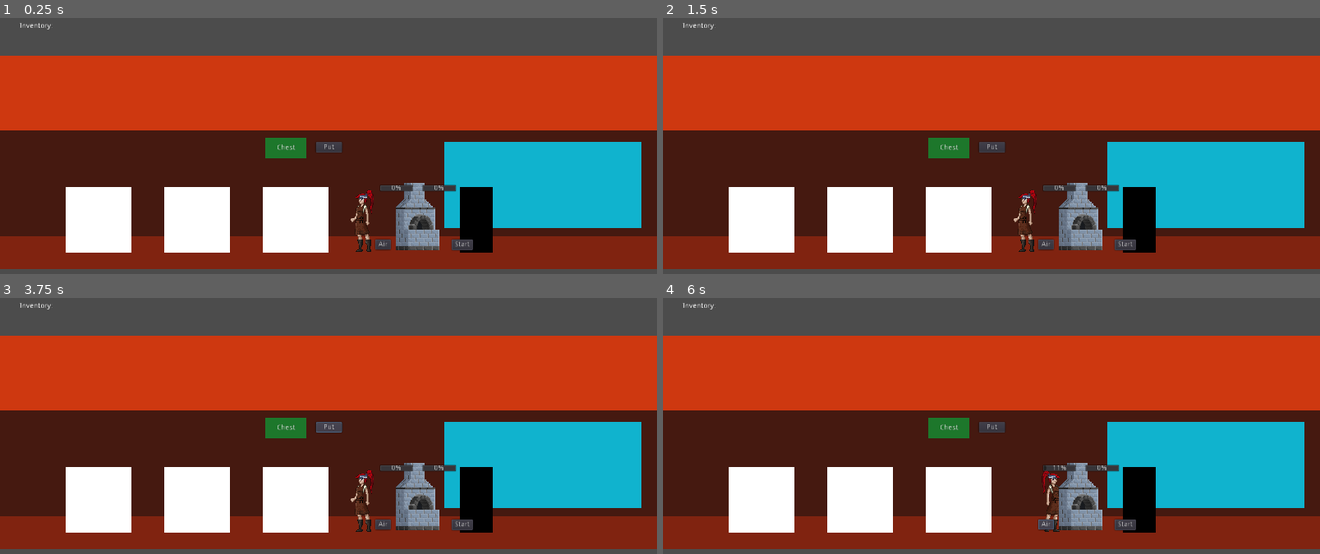
Above: before the commit, frames 1-4 (two rows, left to right).
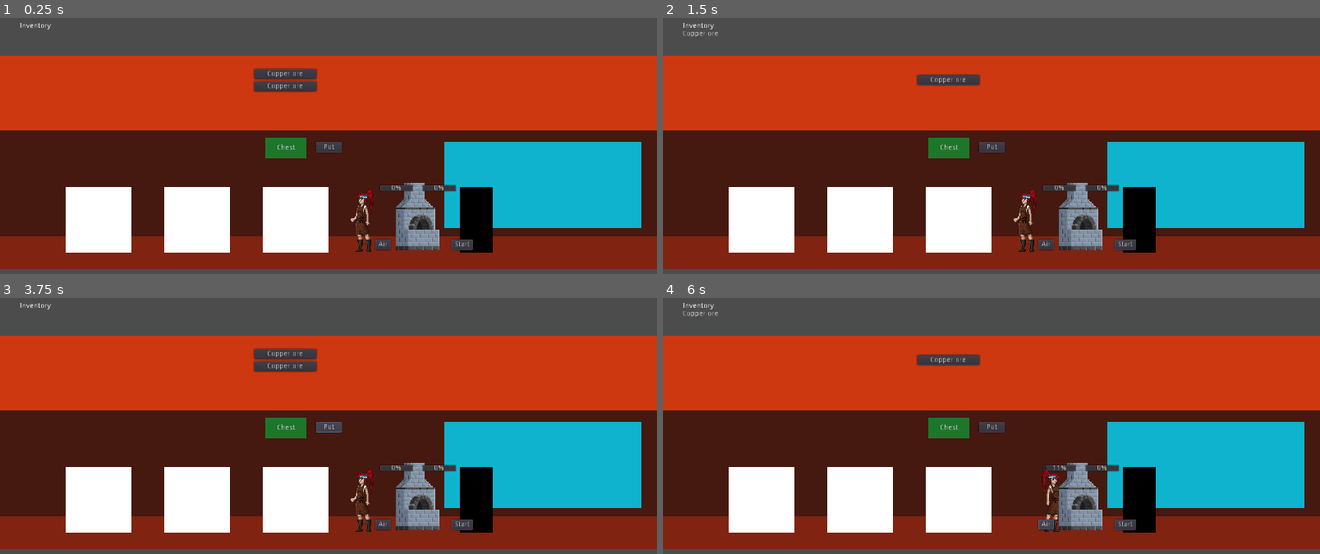
Above: after the commit, the same moments.

Repository: legendiguess/blacksmith
Game: Godot game, scene res://scenes/main/Main.tscn
The game is run twice, just before and just after one commit, with the same random seed, the same clock (stepped at 60 frames per second) and the same inputs.
Inputs (mouse positions are in pixels of both pictures, inside the frame that each line leads up to):
- Up to frame 1 (0.25 s): no input
- Up to frame 2 (1.5 s): click (945, 74) at 0.5 s, where only the run after the commit has a clickable "Copper ore"; click (945, 79) at 1.25 s, where only the run after the commit has a clickable "Copper ore"
- Up to frame 3 (3.75 s): click "Start" at 2 s; click "Start" at 2.75 s; click "Put" at 3.5 s
- Up to frame 4 (6 s): click (945, 367) at 4.25 s, where only the run after the commit has a clickable "Copper ore"; click "Air" at 5 s; tap Enter at 5.75 s; hold Right (ui_right) from 5.78 s (still down)

The runs differ from the first frame. In frame 1, 0.9% of the frame differs, in the area x 38-49%, y 19-30%; in frame 2, 0.5%; in frame 3, 0.9%; in frame 4, 0.5%.
Error before the commit: Invalid get index 'ids' (on base: 'Node (Item_table.gd)'). (res://scenes/strings/Strings.gd:6)

Commit message:
fix: remove code errors after merge

Diff:
--- a/scenes/chest/Chest.gd
+++ b/scenes/chest/Chest.gd
@@ -11,8 +11,8 @@
 
 #Code sector
 func _ready():
-	items.append(item_factory.new_item(item_table.ids.copper_ore))
-	items.append(item_factory.new_item(item_table.ids.copper_ore))
+	items.append(item_factory.new_item(item_table.Ids.COPPER_ORE))
+	items.append(item_factory.new_item(item_table.Ids.COPPER_ORE))
 	log_out()
 	pass
 
--- a/scenes/strings/Strings.gd
+++ b/scenes/strings/Strings.gd
@@ -4,6 +4,6 @@
 var names
 func _ready():
 	names = {
-		item_table.ids.copper_ore : "Copper ore"
+		item_table.Ids.COPPER_ORE : "Copper ore"
 	}
 	pass
